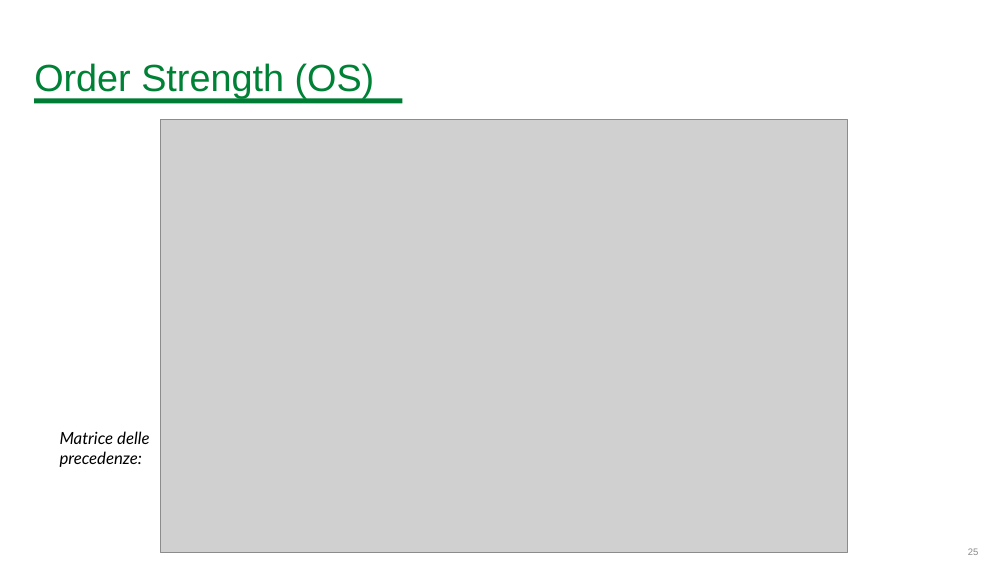
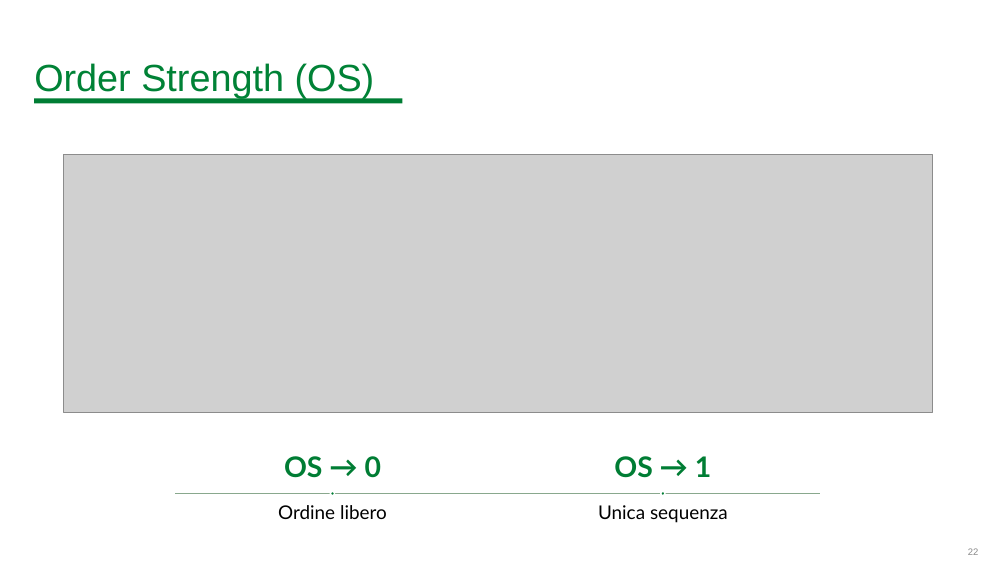
Before and after one commit to BitSquish/Assembly-Line-Balancing, a slide deck: slide 22 of slides/Assembly Line Balancing Problem.pptx (slide 25 before the commit). Drawn at 1008x567 pixels with LibreOffice and Linux fonts; fonts in the diff are those of the drawing; grey boxes stand for pictures; background and template pictures are left out. Boxes give left, top, right and bottom in pixels: in the first picture for what was removed or moved away, otherwise in the second. Text is boxed around its words. In the diff, an @@ line names an element or a change of style, - is before the commit and + after.

```diff
--- a/slides/Assembly Line Balancing Problem.pptx
+++ b/slides/Assembly Line Balancing Problem.pptx
@@ picture: place and size @@
-picture at <box>161,119,848,552</box>
+picture at <box>64,155,932,413</box>
@@ text removed at <box>60,431,149,467</box> @@
-Matrice delle precedenze:
@@ group added at <box>175,456,820,523</box>: 4 texts, 2 ellipses, 1 rectangle @@
+OS → 0
+Ordine libero
+OS → 1
+Unica sequenza
```
Also in this commit, not shown: 8 other slides changed, 5 slides removed, 1 other file.
